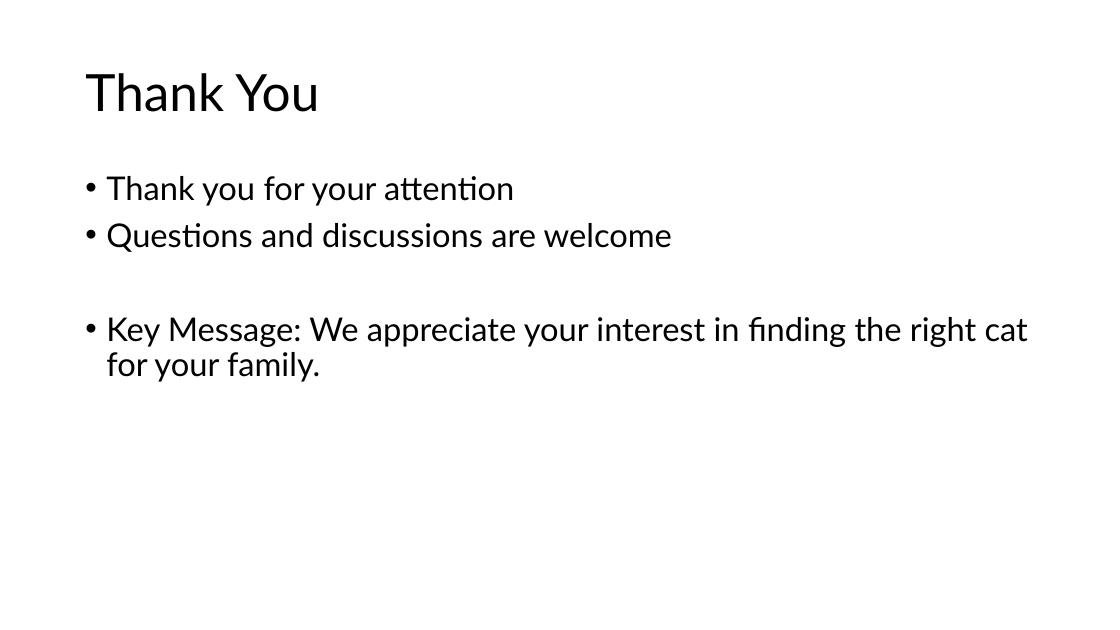
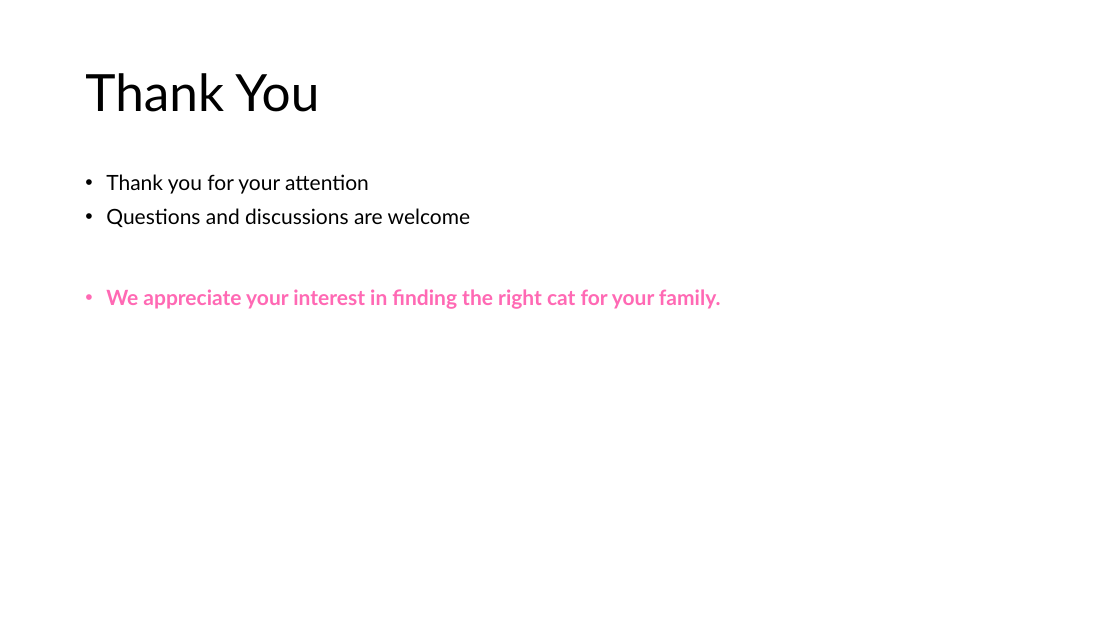
Before and after one commit to drubaga/SlideAI, a slide deck: slide 12 of output/Cats:_Companions_for_Children_and_Elderly_Dogs.pptx. Drawn at 1120x630 pixels with LibreOffice and Linux fonts; fonts in the diff are those of the drawing. Boxes give left, top, right and bottom in pixels: in the first picture for what was removed or moved away, otherwise in the second. Text is boxed around its words. In the diff, an @@ line names an element or a change of style, - is before the commit and + after.

Commit message:
feat(pptx): add intro slide with title/date, styled thank-you slide, and improved color formatting

```diff
--- a/output/Cats:_Companions_for_Children_and_Elderly_Dogs.pptx
+++ b/output/Cats:_Companions_for_Children_and_Elderly_Dogs.pptx
@@ text at [106,174,471,227]: size 28 to 18 pt in "Thank you for your attention", "Questions and discussions are welcome" @@
@@ text at [106,289,721,309]: text changed; size 28 to 18 pt; text colour #000000 to #FF69B4; bold on @@
-• Key Message: We appreciate your interest in finding the right cat for your family.
+• We appreciate your interest in finding the right cat for your family.
```
Also in this commit, not shown: 10 other slides changed, 1 slide added, 1 slide removed, 4 other files.
